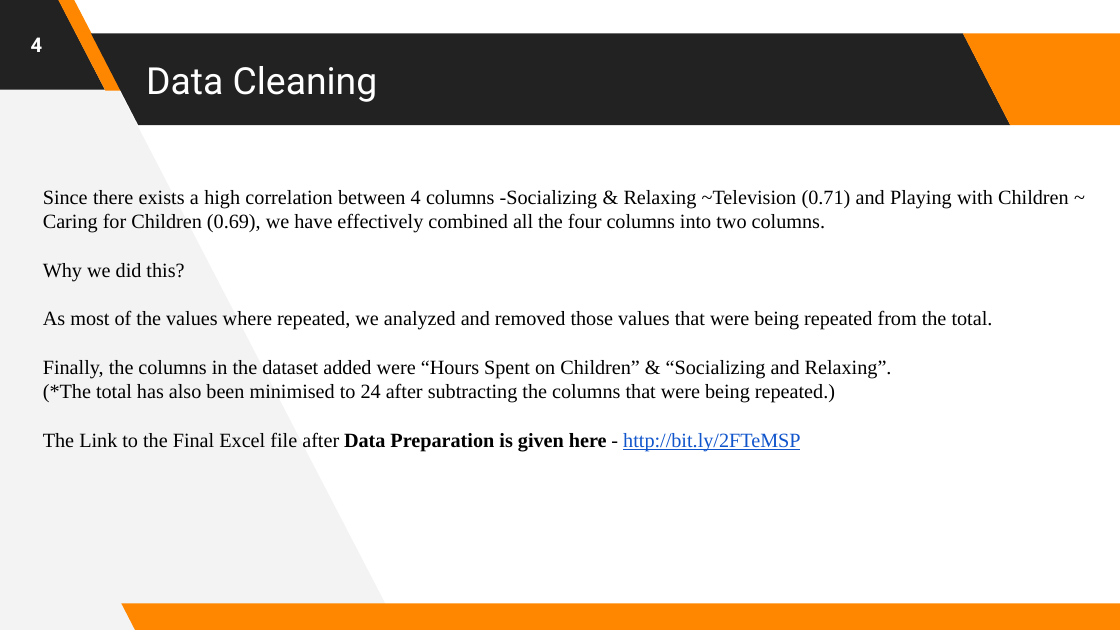
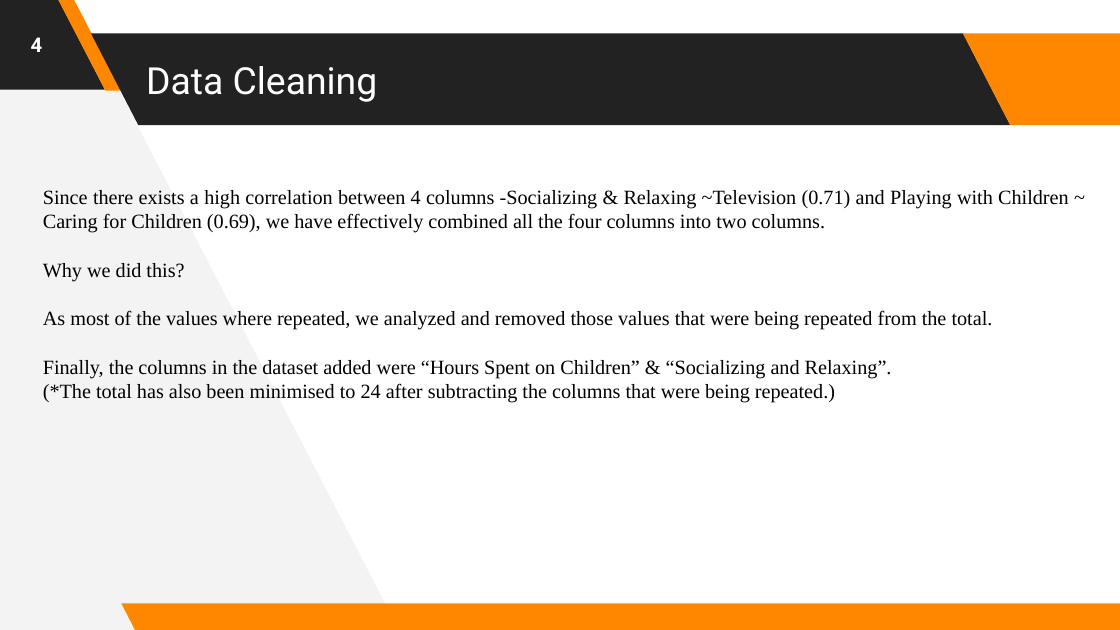
Before and after one commit to pranav7491/HumanBehaviorAnalysis, a slide deck: slide 4 of BehaviorAnalysis.pptx. Drawn at 1120x630 pixels with LibreOffice and Linux fonts; fonts in the diff are those of the drawing. Boxes give left, top, right and bottom in pixels: in the first picture for what was removed or moved away, otherwise in the second. Text is boxed around its words. In the diff, an @@ line names an element or a change of style, - is before the commit and + after.

Commit message:
Updated file

```diff
--- a/BehaviorAnalysis.pptx
+++ b/BehaviorAnalysis.pptx
@@ text at bbox=[43, 432, 800, 451]: paragraph removed @@
-The Link to the Final Excel file after Data Preparation is given here - http://bit.ly/2FTeMSP
```
Also in this commit, not shown: 2 other slides changed.
